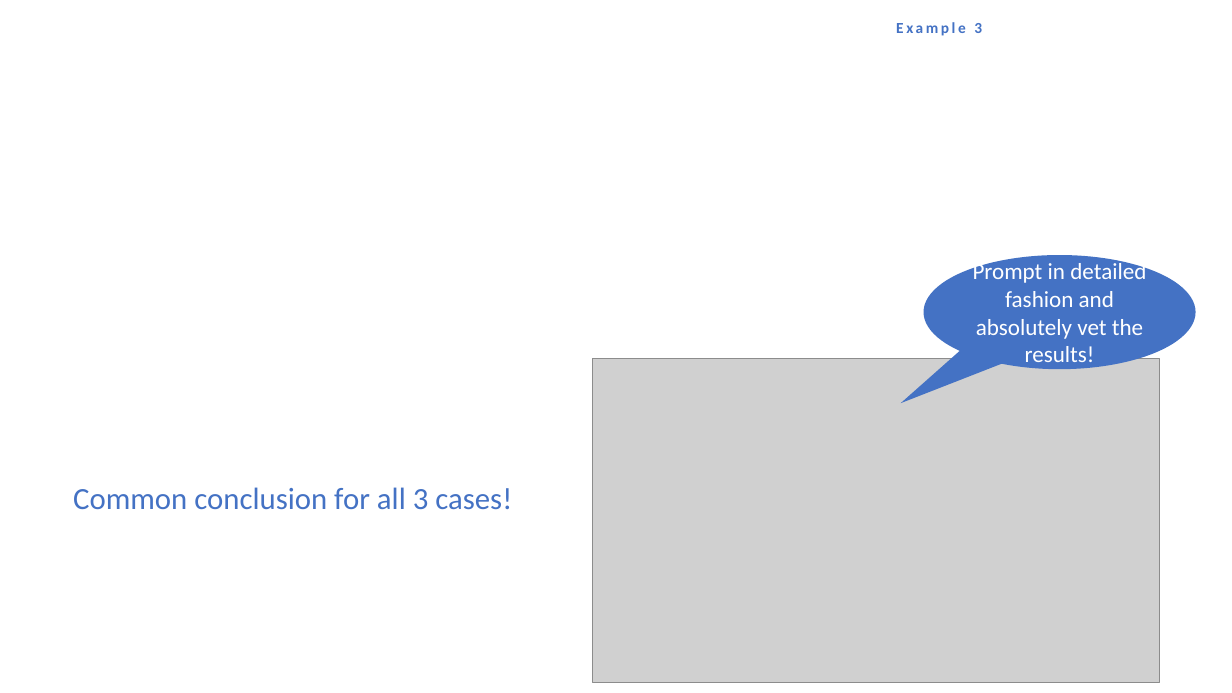
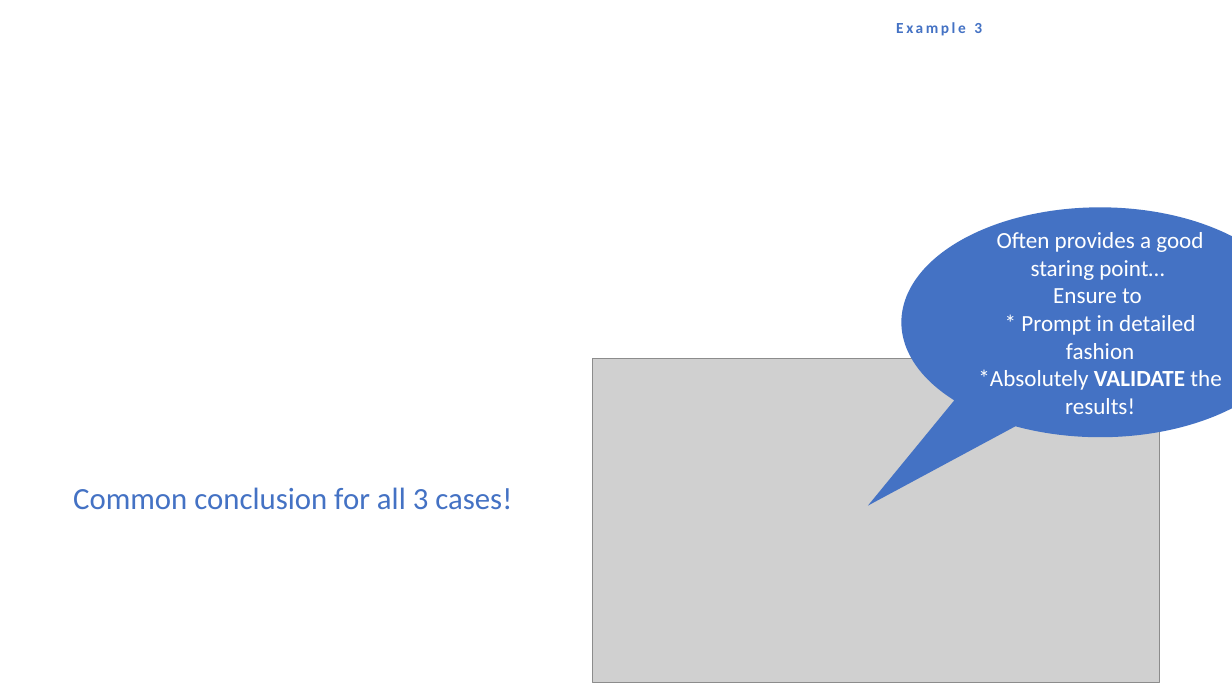
Before and after one commit to mccode-dev/PaNRAID, a slide deck: slide 19 of 21_September_Monday/02_Intro_and_General_Concepts/Vibe/Vibing.pptx. Drawn at 1232x693 pixels with LibreOffice and Linux fonts; fonts in the diff are those of the drawing; grey boxes stand for pictures; background and template pictures are left out. Boxes give left, top, right and bottom in pixels: in the first picture for what was removed or moved away, otherwise in the second. Text is boxed around its words. In the diff, an @@ line names an element or a change of style, - is before the commit and + after.

```diff
--- a/21_September_Monday/02_Intro_and_General_Concepts/Vibe/Vibing.pptx
+++ b/21_September_Monday/02_Intro_and_General_Concepts/Vibe/Vibing.pptx
@@ speech bubble "Often provides a good staring ...": place and size @@
-speech bubble "Often provides a good staring ..." at <box>924,255,1196,370</box>
+speech bubble "Often provides a good staring ..." at <box>902,207,1232,437</box>
@@ text in speech bubble at <box>978,232,1221,414</box>: text changed @@
-Prompt in detailed fashion and absolutely vet the results!
+Often provides a good staring point…
+Ensure to
+* Prompt in detailed fashion
+*Absolutely VALIDATE the results!
```
Also in this commit, not shown: 1 other file.
